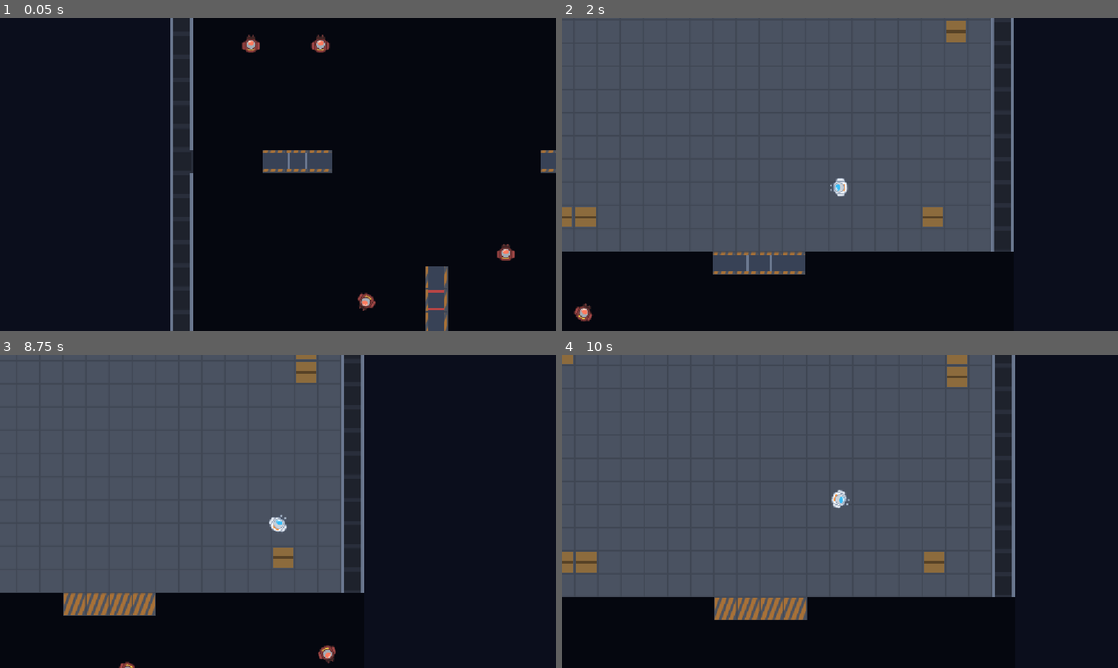
Above: before the commit, frames 1-4 (two rows, left to right).
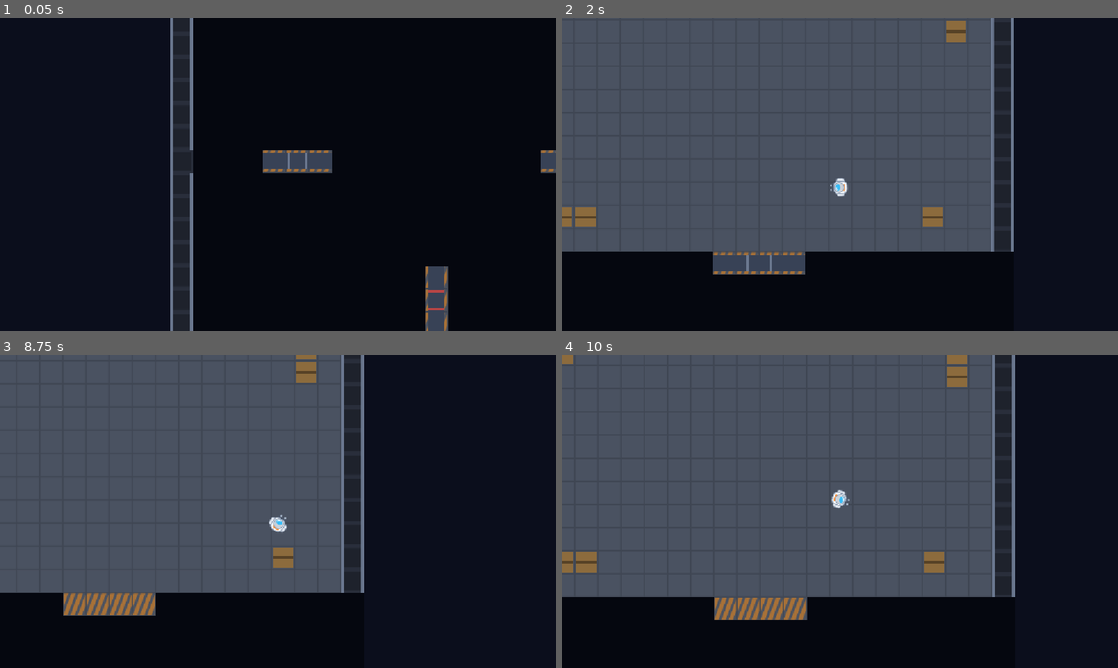
Above: after the commit, the same moments.

Repository: benjr70/space-pirates
Game: Godot game, scene res://scenes/main.tscn
Same seed, same stepped clock (60 frames per second), same inputs: the game is played once before the commit and once after it.
Inputs (mouse positions are in pixels of both pictures, inside the frame that each line leads up to):
- Up to frame 1 (0.05 s): no input
- Up to frame 2 (2 s): move the mouse to (962, 158) at 0.52 s; hold D (move_right) 0.53-1.28 s; tap E (interact) at 0.6 s; move the mouse to (728, 190) at 1.27 s; hold S (move_down) from 1.28 s (still down); click (728, 190) at 1.35 s
- Up to frame 3 (8.75 s): move the mouse to (333, 442) at 2.02 s; release S (move_down) at 2.03 s; hold D (move_right) 2.03-2.78 s; tap E (interact) every 1.5 s from 2.1 to 8.1 s; move the mouse to (250, 574) at 2.77 s; hold W (move_up) 2.78-3.53 s; click (250, 574) at 2.85 s; move the mouse to (444, 558) at 3.52 s; hold A (move_left) 3.53-5.03 s; move the mouse to (111, 464) at 4.27 s; click (111, 464) at 4.35 s; move the mouse to (305, 511) at 5.02 s; hold S (move_down) 5.03-5.78 s; move the mouse to (194, 433) at 5.77 s; hold D (move_right) 5.78-6.53 s; click (194, 433) at 5.85 s; move the mouse to (400, 495) at 6.52 s; hold W (move_up) 6.53-7.28 s; move the mouse to (166, 527) at 7.27 s; hold D (move_right) 7.28-8.03 s; click (166, 527) at 7.35 s; move the mouse to (333, 442) at 8.02 s; hold S (move_down) from 8.03 s (still down)
- Up to frame 4 (10 s): move the mouse to (812, 574) at 8.77 s; release S (move_down) at 8.78 s; hold A (move_left) 8.78-9.53 s; click (812, 574) at 8.85 s; move the mouse to (1006, 558) at 9.52 s; hold W (move_up) from 9.53 s (still down); tap E (interact) at 9.6 s

The runs differ from the first frame. In frame 1, 0.5% of the frame differs, in the area x 43-93%, y 5-94%; in frame 2, 0.1%; in frame 3, 0.2%; in frame 4, nothing differs.
Error before the commit: Trying to assign an array of type "Array" to a variable of type "Array[Vector2]". (res://scripts/crew.gd:267)

Commit message:
Hide crew in unexplored rooms and fix the routing crash
Crew and shots drew above the fog, so hostiles were visible in rooms the
pirate had never entered; only the pirate draws over it now.

Building a path assigned an untyped array literal to Array[Vector2], which
threw the moment crew gave up a chase and entered SEARCH. Paths are now built
in place. Tests cover every route the crew plot, plus the draw order.

Diff:
--- a/scenes/crew.tscn
+++ b/scenes/crew.tscn
@@ -8,7 +8,7 @@
 radius = 12.0
 
 [node name="Crew" type="CharacterBody2D" groups=["crew"]]
-z_index = 18
+z_index = 5
 collision_layer = 2
 collision_mask = 3
 motion_mode = 1
--- a/scenes/projectile.tscn
+++ b/scenes/projectile.tscn
@@ -6,7 +6,7 @@
 radius = 3.0
 
 [node name="Projectile" type="Area2D"]
-z_index = 15
+z_index = 8
 collision_layer = 4
 collision_mask = 3
 script = ExtResource("1_projectile")
--- a/scripts/crew.gd
+++ b/scripts/crew.gd
@@ -188,7 +188,7 @@
 		_enter(State.HUNT)
 		return
 	if _path.is_empty() and _hold_timer <= 0.0:
-		_path = [_random_point_in_room(home_room)]
+		_path.append(_random_point_in_room(home_room))
 		_hold_timer = _rng.randf_range(0.8, 2.2)
 
 
@@ -260,11 +260,11 @@
 
 func _repath_to(destination: Vector2) -> void:
 	_repath_timer = 0.5
-	if layout == null:
-		_path = [destination]
-		return
-	var route := ShipNavigator.waypoints(layout, global_position, destination)
-	_path = route if not route.is_empty() else [destination]
+	_path.clear()
+	if layout != null:
+		_path.assign(ShipNavigator.waypoints(layout, global_position, destination))
+	if _path.is_empty():
+		_path.append(destination)
 
 
 ## Crew work the doors they walk into; the pirate has to press E, they do not.
--- a/tests/test_layouts.gd
+++ b/tests/test_layouts.gd
@@ -272,6 +272,7 @@
 			_expect(bystander.health.current == bystander.health.max_health,
 					"crew shot one of their own")
 			_check_cover()
+			_check_navigation()
 			_check_crew_dies()
 			_report()
 			quit(1 if failures.size() > 0 else 0)
@@ -293,6 +294,28 @@
 			"the chosen cover at %s is in the open" % spot)
 	_expect(not gunman._blocked(gunman.global_position, spot),
 			"the chosen cover at %s cannot be walked to" % spot)
+
+
+## Every way the crew build a path, including the one that used to fail on a
+## typed-array assignment the moment they gave up the chase.
+func _check_navigation() -> void:
+	var bridge := ShipBuilder.room_center_world(built_layout.rooms[0])
+	gunman._repath_to(bridge)
+	_expect(gunman._path.size() > 0, "crew could not plot a route to the bridge")
+	if gunman._path.size() > 0:
+		_expect(gunman._path[gunman._path.size() - 1].is_equal_approx(bridge),
+				"route ends at %s, not the destination" % gunman._path[gunman._path.size() - 1])
+
+	gunman._path.clear()
+	gunman._can_see = false
+	gunman._hold_timer = 0.0
+	gunman.state = Crew.State.PATROL
+	gunman._tick_patrol()
+	_expect(gunman._path.size() == 1, "patrolling crew did not pick somewhere to walk")
+
+	gunman._last_seen = bridge
+	gunman._enter(Crew.State.SEARCH)
+	_expect(gunman._path.size() > 0, "crew giving up the chase lost its route")
 
 
 func _check_crew_dies() -> void:
@@ -426,6 +449,10 @@
 	_expect(covered == 0, "%d doorway tiles are hidden under the fog" % covered)
 
 	var fog: RoomFog = ship.get_node("Fog")
+	_expect(player.z_index > fog.z_index, "the pirate would be hidden by the fog")
+	var probe: Projectile = load("res://scenes/projectile.tscn").instantiate()
+	_expect(probe.z_index < fog.z_index, "shots draw over the fog")
+	probe.free()
 	_expect(fog.is_revealed(layout.entry_room), "entry room is still dark")
 	for i in layout.rooms.size():
 		if i != layout.entry_room:
@@ -443,6 +470,8 @@
 		if not layout.rooms[member.home_room].rect.has_point(tile):
 			misplaced += 1
 		_expect(member.layout == layout, "crew was not handed the ship layout")
+		_expect(member.z_index < fog.z_index,
+				"crew draw over the fog and are visible in unexplored rooms")
 		# Stand them down for the movement phases below.
 		member.set_physics_process(false)
 		member.get_node("CollisionShape2D").set_deferred("disabled", true)
